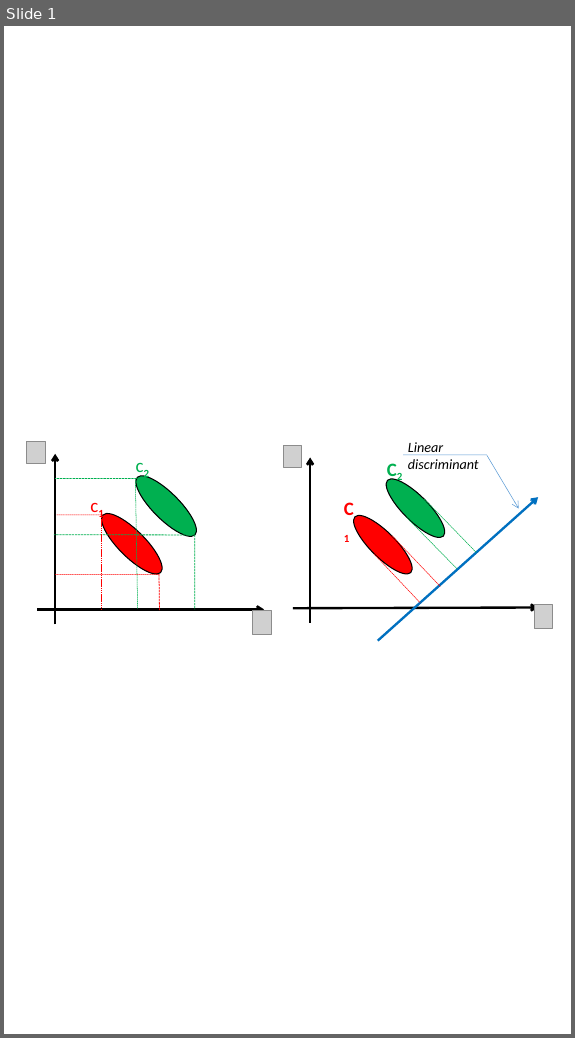
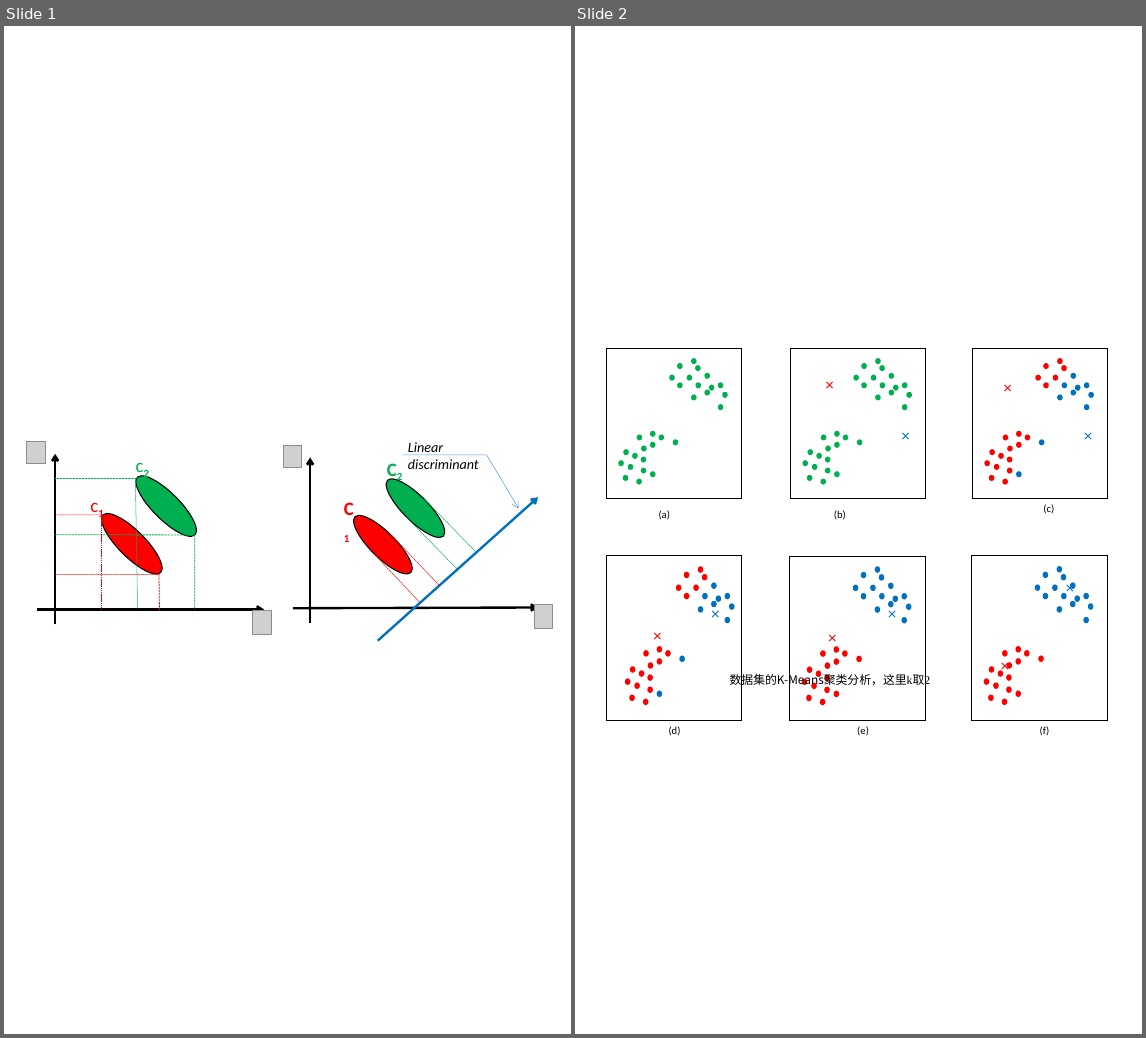
Before and after one commit to shinne/graduation, a slide deck: 毕设论文相关/我的相关/ppt/shuxiang allPPT.pptx. Shown side by side, each under a label of ours: slide 1 before the commit, slides 1 and 2 after it. The pictures are 575x1038 and 1146x1038 pixels, drawn with LibreOffice and Linux fonts; fonts in the diff are those of the drawing; grey boxes stand for pictures. Boxes give left, top, right and bottom in pixels: in the first picture for what was removed or moved away, otherwise in the second. Text is boxed around its words. In the diff, an @@ line names an element or a change of style, - is before the commit and + after.

```diff
--- a/毕设论文相关/我的相关/ppt/shuxiang allPPT.pptx
+++ b/毕设论文相关/我的相关/ppt/shuxiang allPPT.pptx
@@ slide 2 added at (575,26,1142,1034), background #FFFFFF @@
@@ group added at (606,349,1107,514): 87 ellipses, 5 texts, 3 rectangles @@
+×
+×
+×
+×
+(c)
@@ text added at (659,510,671,520), 10.2 pt, text #000000 @@
+(a)
@@ text added at (834,510,846,520), 10.2 pt, text #000000 @@
+(b)
@@ text added at (730,672,931,688), 11.2 pt, text #000000 @@
+数据集的K-Means聚类分析，这里k取2
@@ group added at (606,556,1106,736): 87 ellipses, 9 texts, 3 rectangles @@
+×
+×
+×
+×
+×
+×
+(f)
+(e)
+(d)
```
Also in this commit, not shown: 1 slide changed, 3 other files.
